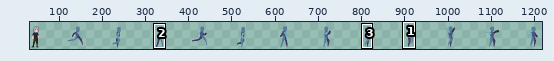
A sprite sheet gets an edit: assets/player.png. The picture above shows the old version from afar; the outline marks the close-up.
Close-up. The starting point:
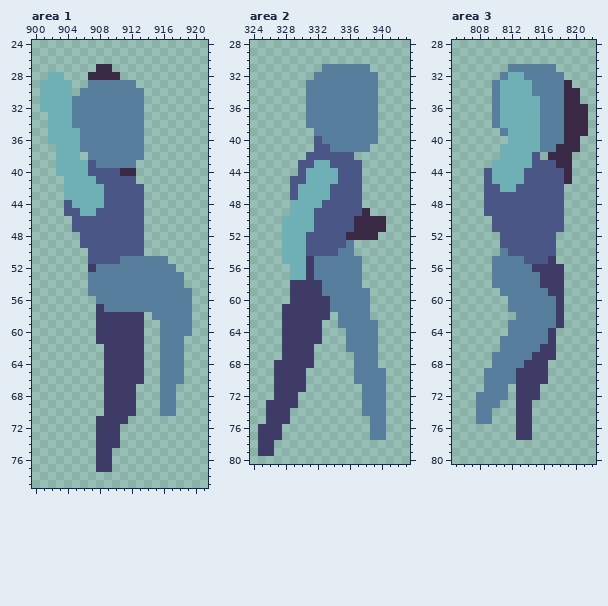
The file is 1248x96 pixels. Shown: area 1: x 900..921, y 24..79; area 2: x 324..343, y 28..80; area 3: x 805..822, y 28..80. The wide view leaves out empty margins. The commit also changed other parts of the picture, which this record leaves out.
Once edited:
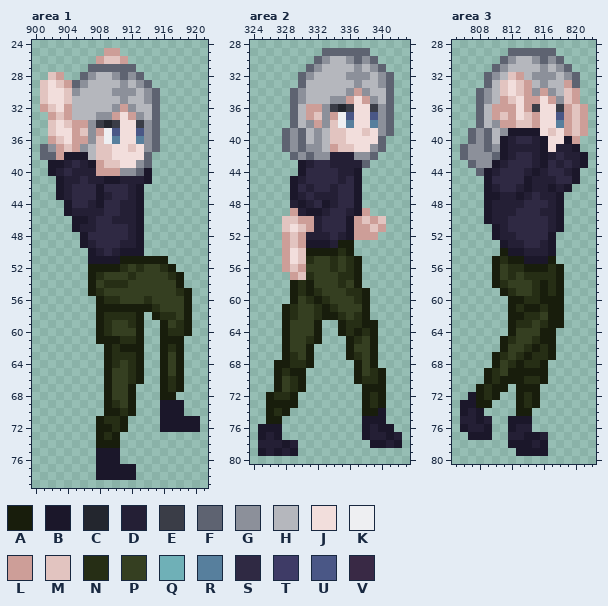
Palette (. is transparent): A #181d0c  B #1b172a  C #23262e  D #241f35  E #3a3d47  F #5e6371  G #8c909a  H #b5b7bd  J #f2dedc  K #eeeff2  L #cd9e98  M #e2c4c0  N #262e15  P #353f21  Q #6fb0b7  R #577f9d  S #2f2943  T #3e3b66  U #4a5786  V #392945
Edits made:
Changed rows in their new state; - is an unchanged pixel.
Area 1:
first column x 901:
25 --------LL----------
26 -------LMML---------
27 ------FFFFFF--------
28 -ML--FGHHGFGF-------
29 MJMLFGHHHHGHGF------
30 MJJMGHHHHGGGHGF-----
31 MJJMHHHHHHGHHGF-----
32 LMJLHHHHHGLGHHF-----
33 -LMLHHHGGLJLGHF-----
34 -MJMLLGECEJJEGF-----
35 -MJJLMGLKUJJUGF-----
36 -LMJLLGMK-JJ-GF-----
37 FGLMLGHMMJJMJGF-----
38 FFLBBBHMMJJJJF------
39 -BBDSDBLMMJJGF------
40 -BDSDDDLLLGGFB------
41 --BDDSDDBBDDDB------
42 --BDSSSBSSSDB-------
43 --BDSSSBDSSDB-------
44 ---BSSDBSSDDB-------
45 ---BDDDDSSDDB-------
46 ----BBDSSDDDB-------
47 ----BDDSSSSDB-------
48 -----BSSSSSDB-------
49 -----BDSSSDDB-------
50 ------BDSDBBB-------
51 ------BBBBAAAAAA----
52 ------AAAANPNPPNA---
53 ------ANPPPNPPPPNA--
54 ------APNNNPPPPPPA--
55 ------ANPPPPPPPPPNA-
56 -------ANNPPPNPPPPA-
57 -------AAAAAAANPPPA-
58 -------ANNNNA-ANNPA-
59 -------ANPPNA--APNA-
60 -------ANPPPA--ANNA-
61 -------AAANNA--AAA--
62 --------ANAAA--ANA--
63 --------ANNNA--APA--
64 --------ANPNA--APA--
65 --------APPNA--APA--
66 --------APPNA--ANA--
67 --------APPA---ANA--
68 --------APPA---AA---
69 --------ANPA---BBB--
70 --------AANA---BBB--
71 -------ANNA----BBBBB
72 -------AANA----BBBBB
73 -------ANA----------
74 -------AAA----------
75 -------BBB----------
76 -------BBB----------
77 -------BBBBB--------
78 -------BBBBB--------
Area 2:
first column x 325:
29 --------FFFFFF----
30 -------FGHHGFGF---
31 ------FGHHHHGHGF--
32 -----FGHHHHGGGHGF-
33 -----FHHHHHHGHHGF-
34 ----FGHHHHHGLGHHF-
35 ----FGHHHGGLJLGHF-
36 ----FHLLGECEJJEGF-
37 ----FHLMGLKUJJUGF-
38 ----FHGLGMK-JJ-GF-
39 ---FGFHGHMMJJMJGF-
40 ---FGFHGHMMJJJJF--
41 ---FGFGGHLMMJJGF--
42 ----FGFGGDDDGGF---
43 -----BDSSDDDDF----
44 -----BSSSSDDB-----
45 ----BDSSSSDSB-----
46 ----BSDSSDSSB-----
47 ----BDSDDDSSB-----
48 ----DBDSBDSSB-----
49 ----LDBBDSSDBL----
50 ---MMLLDSSSBLMLM--
51 ---MJMLDSSSBLLML--
52 ---LMLDDDSDBLLL---
53 ---LMLBBBDAA------
54 ---LJMAAAANA------
55 ---LJMNPPNPNA-----
56 ---LMLPPPNPNA-----
57 ----LMNPPPNNA-----
58 ----ANAPPPNPA-----
59 ----ANANPPPNNA----
60 ----APNANPPPNA----
61 ---ANPPNANPPPA----
62 ---ANPPNAANPNA----
63 ---APPPA--ANNAA---
64 ---APPPA--ANANA---
65 ---APPNA---ANPA---
66 ---APPA----APPA---
67 ---ANPA----ANPA---
68 --AANNA-----APA---
69 --ANAA------APNA--
70 --APNA------ANNA--
71 --APNA-------AAA--
72 -ANNA--------ANA--
73 -AAAA--------ANA--
74 -ANA---------AAB--
75 -AA.---------BBB--
76 BBB----------BDBB-
77 BDB----------BDDBD
78 DDDBD---------BBDB
79 BDBDB-------------
Area 3:
first column x 806:
29 ------FFFFFF----
30 -----FGHHGFGF---
31 ----FGHHHHGHGF--
32 ---FGHMLHGGGHGF-
33 ---FHMJMLHGHHLF-
34 --FGHMJMLGLGHML-
35 --FGHLMJLLJLGML-
36 --FHLLLJLEJJELML
37 --FHLMLJMLJJULML
38 --FHGLLMMLJJ-LML
39 -FGFHGBBBBJMJLML
40 -FGFHBDSSDBJJBL-
41 FGGFGBDDDDBJDDB-
42 FGGGFBDSSDBDSDDB
43 -FGGBDSSSDBSDSDB
44 --FBDSSSDBDSSDB-
45 ---BSSSSBDDDSSB-
46 ---BDSSDBDDBDB--
47 ---BBDDBDSDDB---
48 ---BDDDDSSSDB---
49 ---BDDDSSSDDB---
50 ---BDDSSSSSDB---
51 ----BDSSSSSDB---
52 ----BDDSSSSB----
53 -----BDDSSDB----
54 -----ABBDDDB----
55 ----ANAABBBA----
56 ----APNNAAANA---
57 ----APNPNNNNA---
58 ----ANPPPNANA---
59 -----ANPPNANA---
60 ------AANNAAA---
61 ------ANAANAA---
62 ------AANNPAA---
63 ------ANNPNAA---
64 ------APPPAA----
65 -----ANPPNAA----
66 -----APPNANA----
67 ----ANPNANNA----
68 ----APNANNA-----
69 ---ANPAAAAA-----
70 ---ANAAANNA-----
71 --ANAA-AAA------
72 -BANA.-ANA------
73 BBAA.--ANA------
74 BDB.---AA-------
75 DDBD--BBB-------
76 BDDB--BDD-------
77 -BBB--DDBBD-----
78 ------BBBDB-----
79 -------BBBB-----
Where, in picture pixels (left, top, right, bottom), the same in both close-ups:
changed: (40, 48, 200, 480)
changed: (258, 48, 402, 456)
changed: (460, 48, 588, 456)
